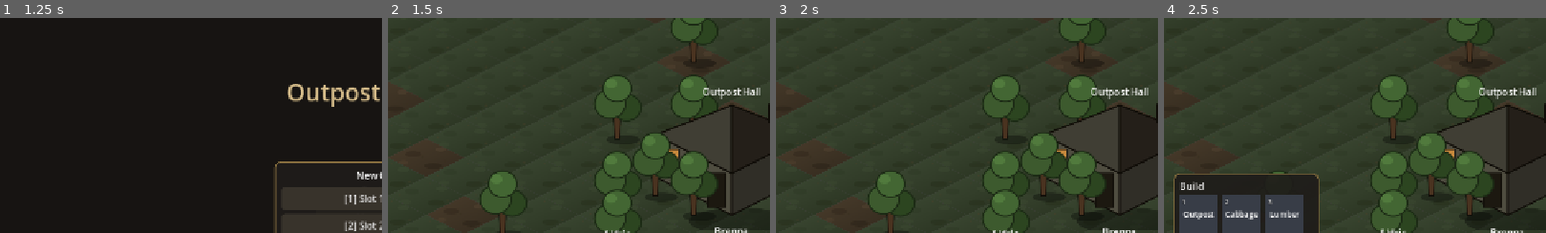
Above: before the commit, frames 1-4 (left to right).
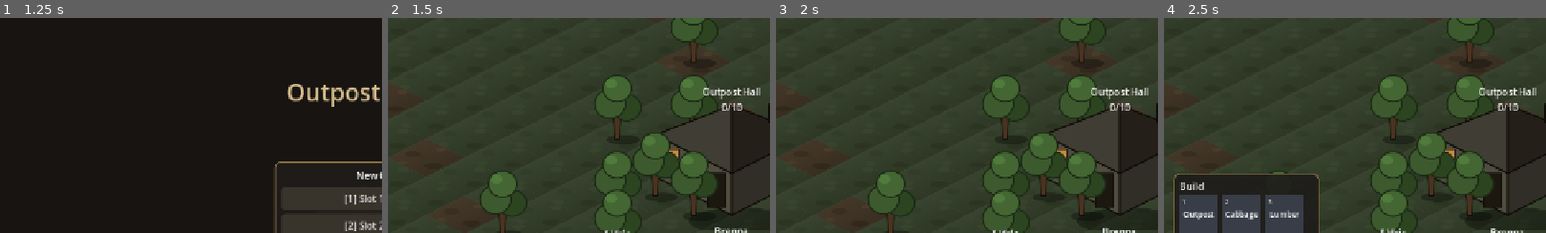
Above: after the commit, the same moments.

Repository: Quarles99/outpost_survival
Game: Godot game, scene res://scenes/menu/MainMenu.tscn
The game is run twice, just before and just after one commit, with the same random seed, the same clock (stepped at 60 frames per second) and the same inputs.
Inputs:
- Up to frame 1 (1.25 s): click "New Game" at 0.5 s
- Up to frame 2 (1.5 s): click "New Game" at 1.25 s
- Up to frame 3 (2 s): no input
- Up to frame 4 (2.5 s): click "Build" at 2 s
The pictures show only the part of the screen within x 0-50%, y 0-50%; the shares and areas given below are measured in that part.

Frame 1 is identical in both runs. In frame 2, 0.1% of the frame differs, in the area x 87-93%, y 39-44%; in frame 3, 0.1%; in frame 4, 0.1%.

Commit message:
Show live worker-slot occupancy on post labels; drop default cap to 1
Workstation/WallSegment/OutpostHall/StorageFacility all gain an
_update_label() showing "<name>\n<filled>/<max>", refreshed on every
add_worker()/remove_worker() so it stays live. Workstation's max_workers
default drops from 3 to 1 (Outpost Hall/Storage Facility keep their
generous 10, since haulers don't share a production buffer).

Co-Authored-By: Claude Sonnet 5 <noreply@anthropic.com>

Diff:
--- a/scripts/outpost_hall.gd
+++ b/scripts/outpost_hall.gd
@@ -25,8 +25,13 @@
 
 
 func _ready() -> void:
-	label.text = display_name
+	_update_label()
 	input_event.connect(_on_input_event)
+
+
+## "Outpost Hall\n0/10" - see Workstation._update_label's doc comment.
+func _update_label() -> void:
+	label.text = "%s\n%d/%d" % [display_name, active_workers, max_workers]
 
 
 func get_stockpile_spot() -> Vector2:
@@ -47,12 +52,14 @@
 
 func add_worker() -> void:
 	active_workers += 1
+	_update_label()
 	if active_workers == 1:
 		_start_pulse()
 
 
 func remove_worker() -> void:
 	active_workers = max(0, active_workers - 1)
+	_update_label()
 	if active_workers == 0:
 		_stop_pulse()
 
--- a/scripts/storage_facility.gd
+++ b/scripts/storage_facility.gd
@@ -15,7 +15,12 @@
 
 
 func _ready() -> void:
-	label.text = display_name
+	_update_label()
+
+
+## "Storage Facility\n0/10" - see Workstation._update_label's doc comment.
+func _update_label() -> void:
+	label.text = "%s\n%d/%d" % [display_name, active_workers, max_workers]
 
 
 ## A placed Storage Facility is a real drop-off/pickup point for haulers,
@@ -44,12 +49,14 @@
 
 func add_worker() -> void:
 	active_workers += 1
+	_update_label()
 	if active_workers == 1:
 		_start_pulse()
 
 
 func remove_worker() -> void:
 	active_workers = max(0, active_workers - 1)
+	_update_label()
 	if active_workers == 0:
 		_stop_pulse()
 
--- a/scripts/wall_segment.gd
+++ b/scripts/wall_segment.gd
@@ -15,7 +15,12 @@
 
 
 func _ready() -> void:
-	label.text = display_name
+	_update_label()
+
+
+## "Wall Section\n0/1" - see Workstation._update_label's doc comment.
+func _update_label() -> void:
+	label.text = "%s\n%d/%d" % [display_name, active_workers, max_workers]
 
 
 func get_worker_spot() -> Vector2:
@@ -24,12 +29,14 @@
 
 func add_worker() -> void:
 	active_workers += 1
+	_update_label()
 	if active_workers == 1:
 		_start_pulse()
 
 
 func remove_worker() -> void:
 	active_workers = max(0, active_workers - 1)
+	_update_label()
 	if active_workers == 0:
 		_stop_pulse()
 
--- a/scripts/workstation.gd
+++ b/scripts/workstation.gd
@@ -24,13 +24,15 @@
 ## work loop (e.g. StoneMine); Farm reads it too even though it has its own
 ## specialized loop, and LumberCamp ignores it in favor of chop_interval.
 @export var work_interval: float = 1.5
-## How many citizens can be assigned here at once - sharing a post's buffers
-## for parallel throughput is intentional (see CLAUDE.md), but unbounded
-## stacking isn't; a first-pass default, not tuned via playtesting. Checked
-## by Base (_post_has_room) before allowing a new assignment via drag or the
-## task menu, alongside WallSegment's own max_workers (duck-typed the same
-## way add_worker/remove_worker/get_worker_spot/display_name already are).
-@export var max_workers: int = 3
+## How many citizens can be assigned here at once - most Workstations only
+## have room for one at a time now (a first-pass default, not tuned via
+## playtesting - a handful of catalog entries may still want to override it
+## upward for genuine parallel-throughput cases). Checked by Base
+## (_post_has_room) before allowing a new assignment via drag or click,
+## alongside WallSegment/OutpostHall/StorageFacility's own max_workers
+## (duck-typed the same way add_worker/remove_worker/get_worker_spot/
+## display_name already are).
+@export var max_workers: int = 1
 ## Lets several BuildingCatalog entries share one placeholder scene (e.g.
 ## every crop/refinement building in the Farm family) while still reading
 ## visually distinct - applied over whatever RESOURCE_VISUALS or the scene's
@@ -62,18 +64,26 @@
 
 
 func _ready() -> void:
-	label.text = display_name
+	_update_label()
 	_default_texture = sprite.texture
 	_default_centered = sprite.centered
 	_default_offset = sprite.offset
 	refresh_visual()
 
 
-## Re-applies resource_type/sprite_tint to the sprite - split out of _ready()
-## so a caller reconfiguring these exported fields at runtime (Farm's
-## crop-selection panel) can refresh the visual without needing _ready() to
-## run again (it only runs once, on entering the tree).
+## "Farm\n1/1" - shows how full this post's worker slots are, not just its
+## name, refreshed on every add_worker()/remove_worker() so it stays live.
+func _update_label() -> void:
+	label.text = "%s\n%d/%d" % [display_name, active_workers, max_workers]
+
+
+## Re-applies resource_type/sprite_tint to the sprite (and display_name to
+## the label) - split out of _ready() so a caller reconfiguring these
+## exported fields at runtime (Farm's crop-selection panel) can refresh the
+## visuals without needing _ready() to run again (it only runs once, on
+## entering the tree).
 func refresh_visual() -> void:
+	_update_label()
 	var visual: Dictionary = RESOURCE_VISUALS.get(resource_type, {})
 	if visual:
 		sprite.texture = visual["texture"]
@@ -107,12 +117,14 @@
 
 func add_worker() -> void:
 	active_workers += 1
+	_update_label()
 	if active_workers == 1:
 		_start_pulse()
 
 
 func remove_worker() -> void:
 	active_workers = max(0, active_workers - 1)
+	_update_label()
 	if active_workers == 0:
 		_stop_pulse()
 
Not shown, changed: Implement_Next.txt
Not shown, changed: docs/mechanics.md
Not shown, changed: docs/roadmap.md
Not shown, changed: docs/stats.md
